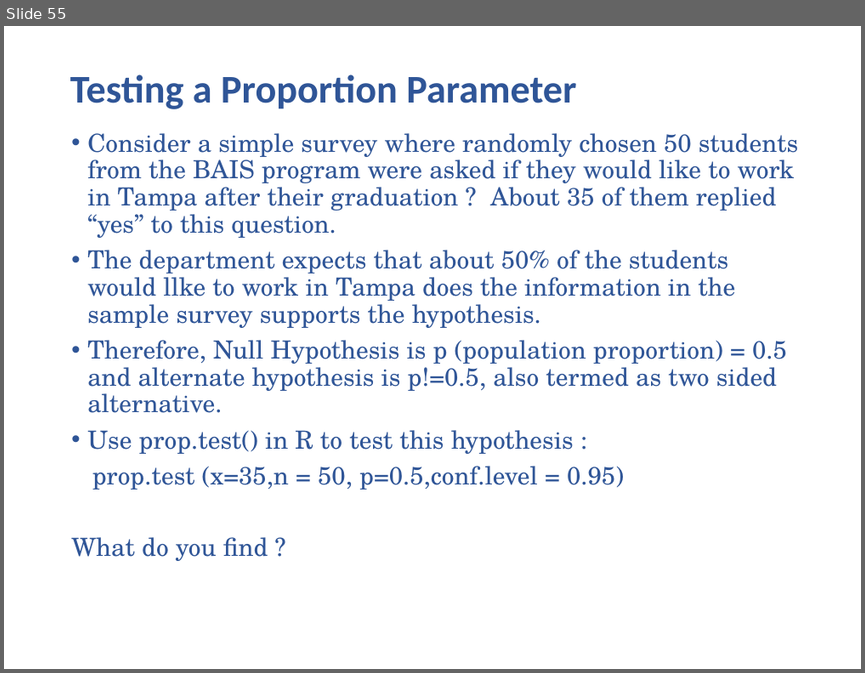
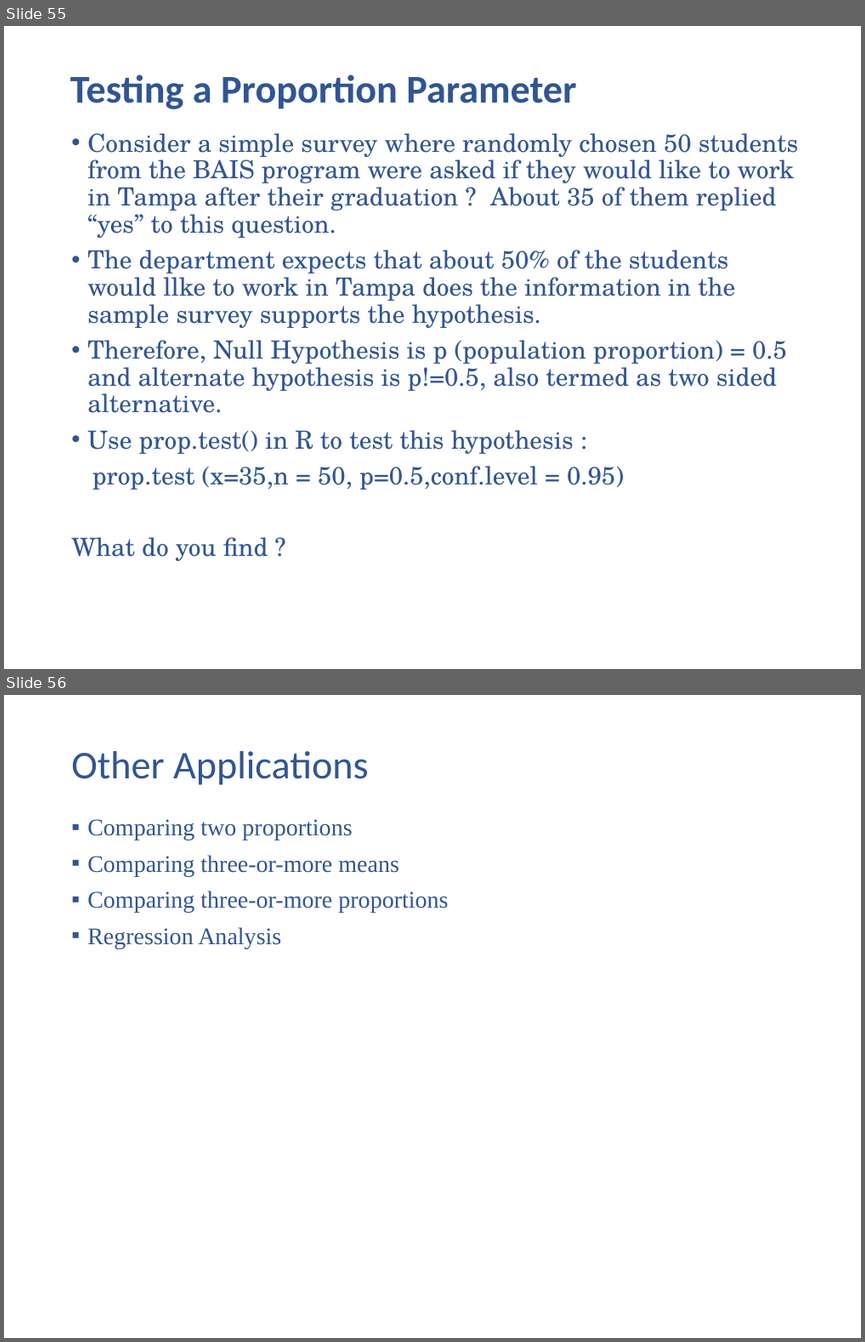
Before and after one commit to utkarshiiitm/Bootcamp-2, a slide deck: Boot Camp 2.pptx. Shown one above the other, each under a label of ours: slide 55 before the commit, slides 55 and 56 after it. The pictures are 865x673 and 865x1342 pixels, drawn with LibreOffice and Linux fonts; fonts in the diff are those of the drawing. Boxes give left, top, right and bottom in pixels: in the first picture for what was removed or moved away, otherwise in the second. Text is boxed around its words. In the diff, an @@ line names an element or a change of style, - is before the commit and + after.

```diff
--- a/Boot Camp 2.pptx
+++ b/Boot Camp 2.pptx
@@ slide 56 added at (x1=4, y1=695, x2=861, y2=1338), background #FFFFFF @@
@@ title added at (x1=71, y1=751, x2=369, y2=785), 33 pt, text #2F5597 @@
+Other Applications
@@ text added at (x1=87, y1=819, x2=448, y2=949), 20 pt, text #2F5597 @@
+▪ Comparing two proportions
+▪ Comparing three-or-more means
+▪ Comparing three-or-more proportions
+▪ Regression Analysis
```
Also in this commit, not shown: 18 slides changed, 1 other slide added.
